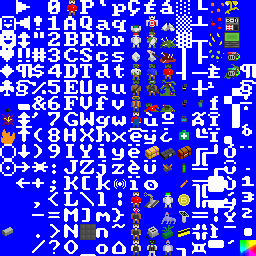
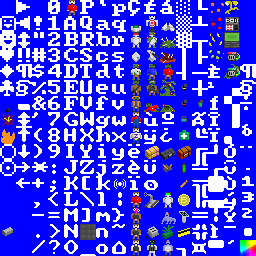
Revision of a layered 256 x 256 image; what changed, layer by layer:
added layer "Zed Umber" above "Layer 0" over [130, 128, 142, 144]
painted on "Layer 0" over [128, 128, 144, 142]
